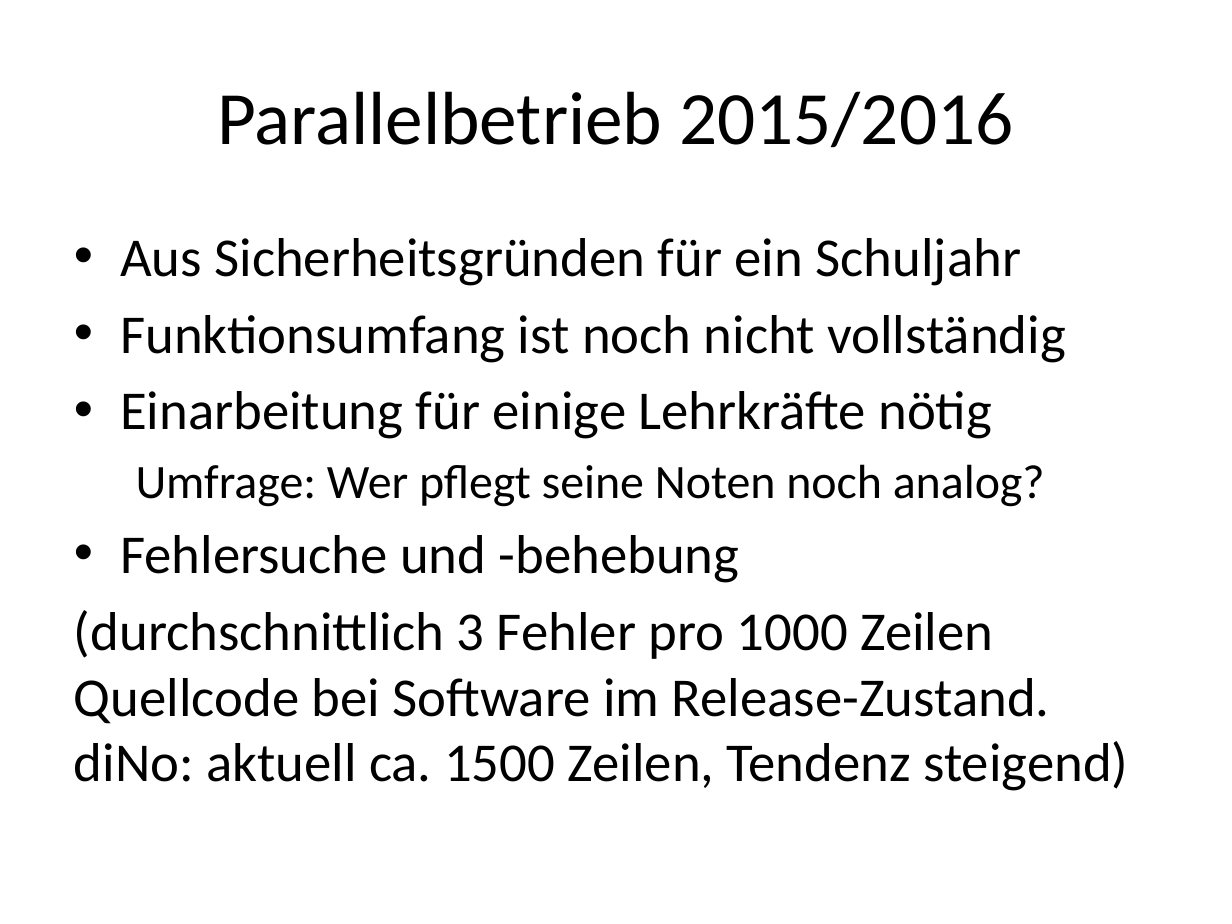
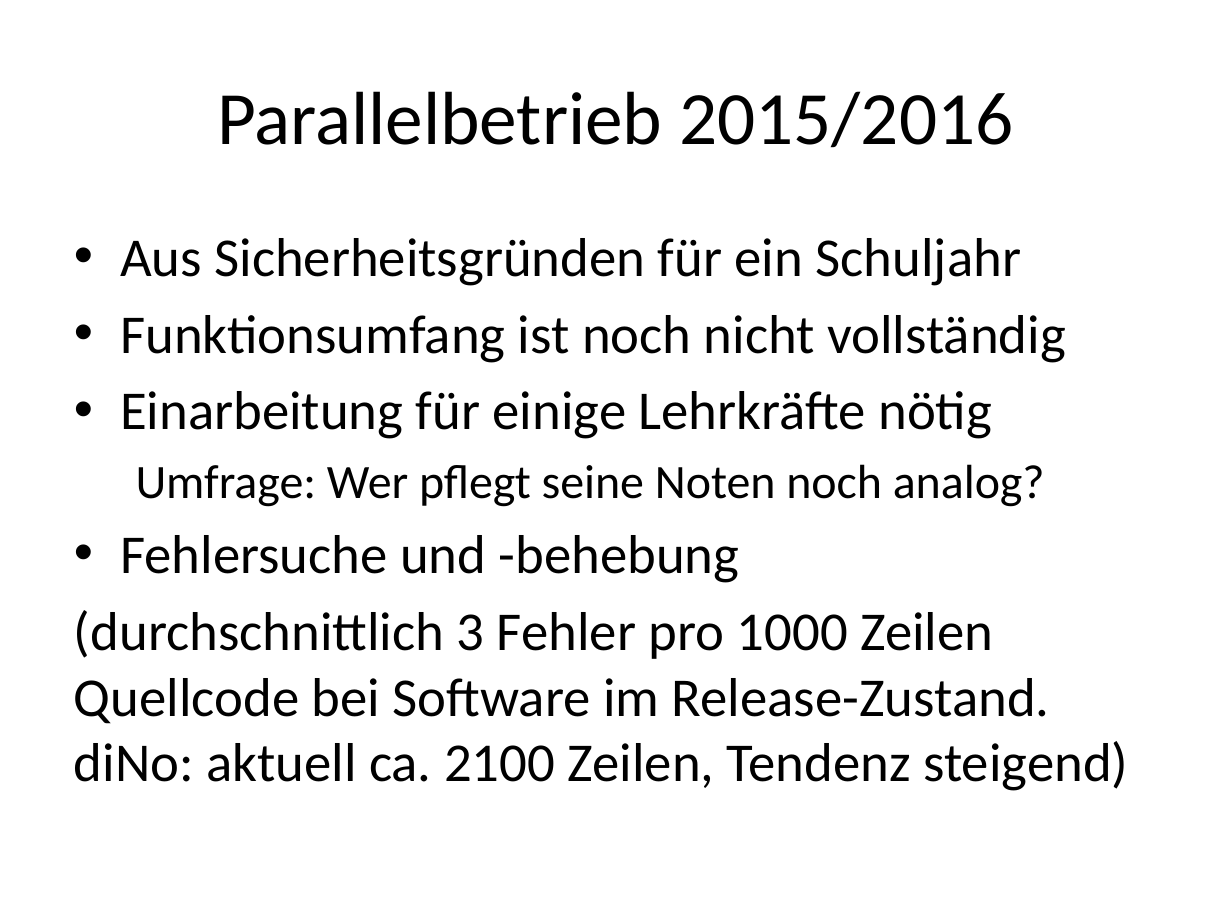
Before and after one commit to FOSBOS/diNo, a slide deck: slide 11 of digitale Notenverwaltung.pptx. Drawn at 1232x924 pixels with LibreOffice and Linux fonts; fonts in the diff are those of the drawing. Boxes give left, top, right and bottom in pixels: in the first picture for what was removed or moved away, otherwise in the second. Text is boxed around its words. In the diff, an @@ line names an element or a change of style, - is before the commit and + after.

Commit message:
kleiner Fehler im Check behoben

```diff
--- a/digitale Notenverwaltung.pptx
+++ b/digitale Notenverwaltung.pptx
@@ text at bbox=[74, 610, 1128, 791]: text changed @@
-(durchschnittlich 3 Fehler pro 1000 Zeilen Quellcode bei Software im Release-Zustand. diNo: aktuell ca. 1500 Zeilen, Tendenz steigend)
+(durchschnittlich 3 Fehler pro 1000 Zeilen Quellcode bei Software im Release-Zustand. diNo: aktuell ca. 2100 Zeilen, Tendenz steigend)
```
Also in this commit, not shown: 1 other slide changed, 1 other file.
